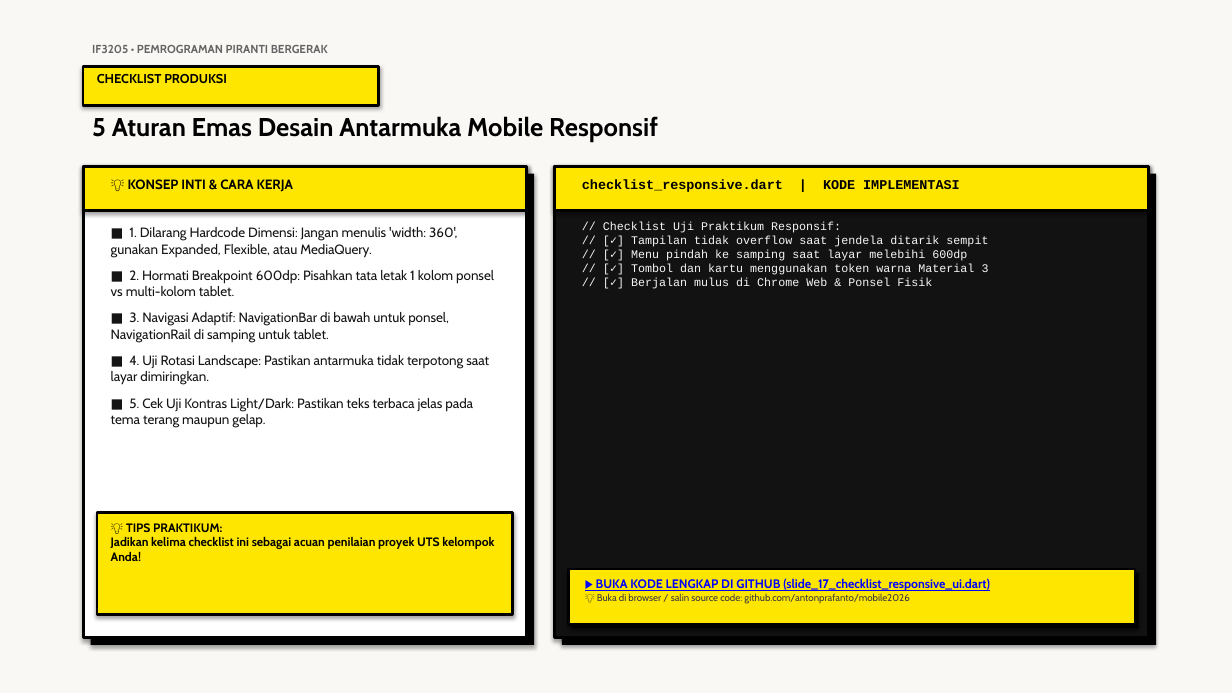
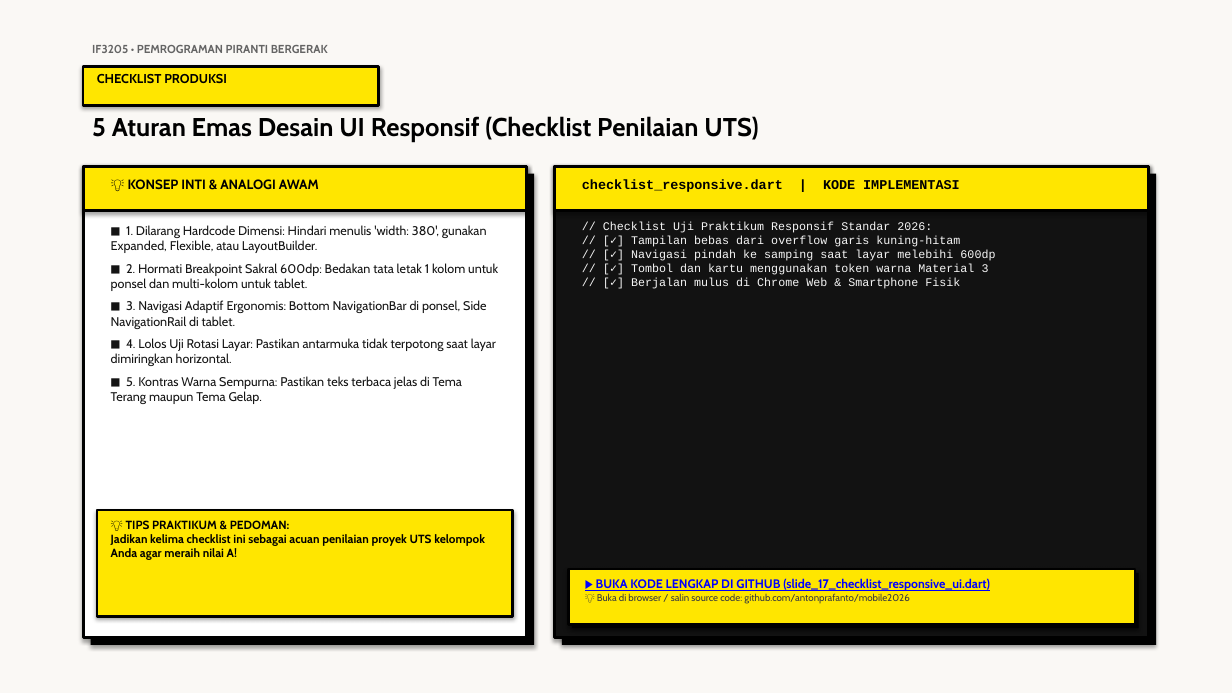
Before and after one commit to antonprafanto/mobile2026, a slide deck: slide 17 of 03_slide_presentasi/PERTEMUAN_05_Material3_dan_Responsive_UI.pptx. Drawn at 1232x693 pixels with LibreOffice and Linux fonts; fonts in the diff are those of the drawing. Boxes give left, top, right and bottom in pixels: in the first picture for what was removed or moved away, otherwise in the second. Text is boxed around its words. In the diff, an @@ line names an element or a change of style, - is before the commit and + after.

Commit message:
feat(p05): perkuat analogi membumi, kartu M3, dan dokumen kerangka kerja courseware

```diff
--- a/03_slide_presentasi/PERTEMUAN_05_Material3_dan_Responsive_UI.pptx
+++ b/03_slide_presentasi/PERTEMUAN_05_Material3_dan_Responsive_UI.pptx
@@ text at (92,116,759,142): text changed @@
-5 Aturan Emas Desain Antarmuka Mobile Responsif
+5 Aturan Emas Desain UI Responsif (Checklist Penilaian UTS)
@@ text at (128,179,319,189): text changed @@
-💡 KONSEP INTI & CARA KERJA
+💡 KONSEP INTI & ANALOGI AWAM
@@ text at (111,225,498,404): text changed; size 10.5 to 9.8 pt @@
-■ 1. Dilarang Hardcode Dimensi: Jangan menulis 'width: 360', gunakan Expanded, Flexible, atau MediaQuery.
-■ 2. Hormati Breakpoint 600dp: Pisahkan tata letak 1 kolom ponsel vs multi-kolom tablet.
-■ 3. Navigasi Adaptif: NavigationBar di bawah untuk ponsel, NavigationRail di samping untuk tablet.
-■ 4. Uji Rotasi Landscape: Pastikan antarmuka tidak terpotong saat layar dimiringkan.
-■ 5. Cek Uji Kontras Light/Dark: Pastikan teks terbaca jelas pada tema terang maupun gelap.
+■ 1. Dilarang Hardcode Dimensi: Hindari menulis 'width: 380', gunakan Expanded, Flexible, atau LayoutBuilder.
+■ 2. Hormati Breakpoint Sakral 600dp: Bedakan tata letak 1 kolom untuk ponsel dan multi-kolom untuk tablet.
+■ 3. Navigasi Adaptif Ergonomis: Bottom NavigationBar di ponsel, Side NavigationRail di tablet.
+■ 4. Lolos Uji Rotasi Layar: Pastikan antarmuka tidak terpotong saat layar dimiringkan horizontal.
+■ 5. Kontras Warna Sempurna: Pastikan teks terbaca jelas di Tema Terang maupun Tema Gelap.
@@ text at (603,222,995,289): text changed @@
-// Checklist Uji Praktikum Responsif:
-// [✓] Tampilan tidak overflow saat jendela ditarik sempit
-// [✓] Menu pindah ke samping saat layar melebihi 600dp
-// [✓] Tombol dan kartu menggunakan token warna Material 3
-// [✓] Berjalan mulus di Chrome Web & Ponsel Fisik
+// Checklist Uji Praktikum Responsif Standar 2026:
+// [✓] Tampilan bebas dari overflow garis kuning-hitam
+// [✓] Navigasi pindah ke samping saat layar melebihi 600dp
+// [✓] Tombol dan kartu menggunakan token warna Material 3
+// [✓] Berjalan mulus di Chrome Web & Smartphone Fisik
@@ text at (111,520,485,560): text changed; size 9.5 to 9.2 pt @@
-💡 TIPS PRAKTIKUM:
-Jadikan kelima checklist ini sebagai acuan penilaian proyek UTS kelompok Anda!
+💡 TIPS PRAKTIKUM & PEDOMAN:
+Jadikan kelima checklist ini sebagai acuan penilaian proyek UTS kelompok Anda agar meraih nilai A!
```
Also in this commit, not shown: 15 other slides changed, 4 other files.
